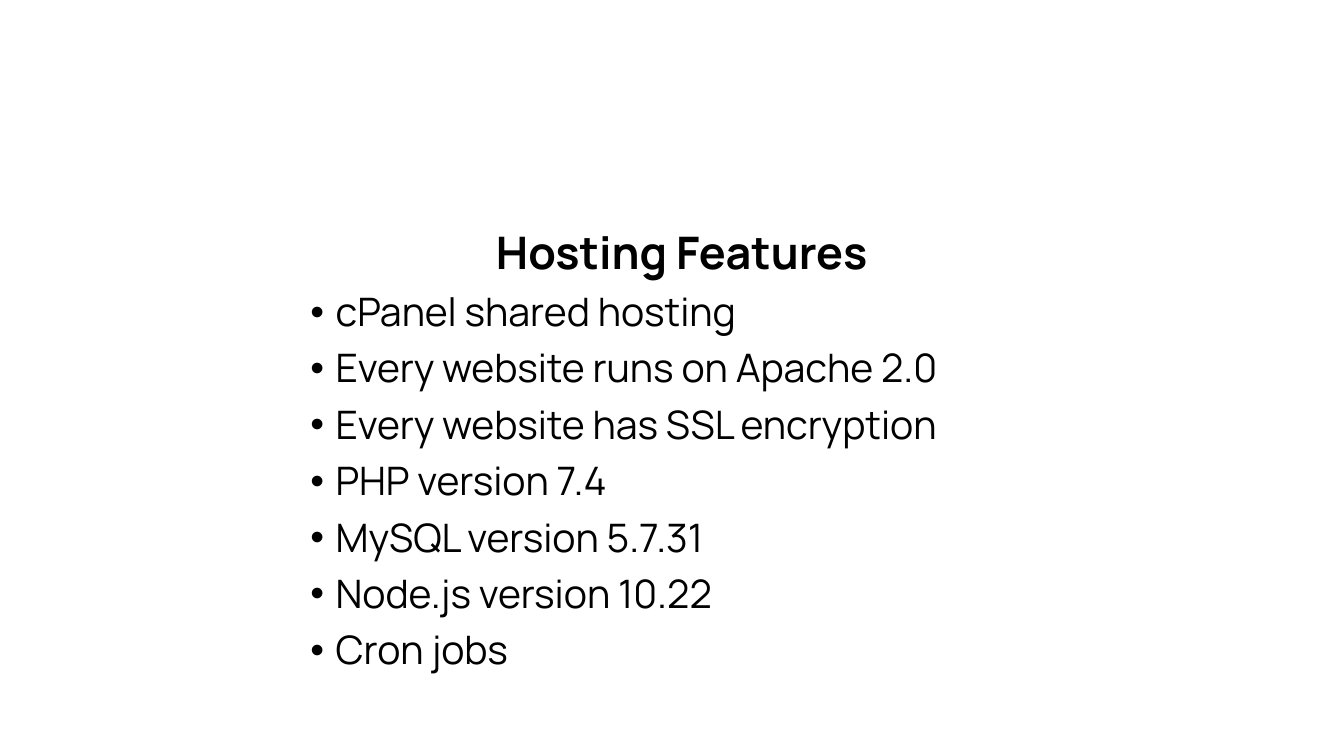
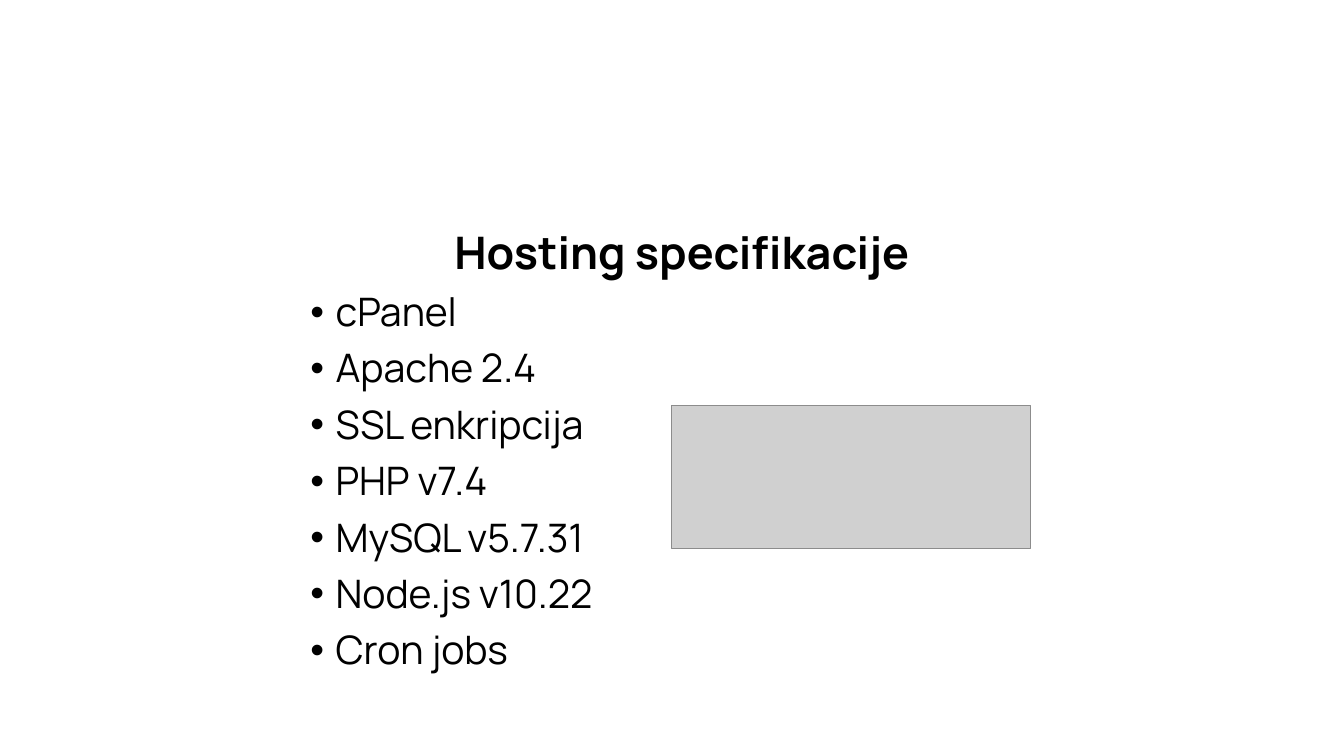
Before and after one commit to LukaPatarcic/social-media, a slide deck: slide 9 of Documentation/Presentation.pptx (slide 7 before the commit). Drawn at 1344x756 pixels with LibreOffice and Linux fonts; fonts in the diff are those of the drawing; grey boxes stand for pictures; background and template pictures are left out. Boxes give left, top, right and bottom in pixels: in the first picture for what was removed or moved away, otherwise in the second. Text is boxed around its words. In the diff, an @@ line names an element or a change of style, - is before the commit and + after.

```diff
--- a/Documentation/Presentation.pptx
+++ b/Documentation/Presentation.pptx
@@ text at box(336, 236, 909, 618): text changed @@
-Hosting Features
-• cPanel shared hosting
-• Every website runs on Apache 2.0
-• Every website has SSL encryption
-• PHP version 7.4
-• MySQL version 5.7.31
-• Node.js version 10.22
+Hosting specifikacije
+• cPanel
+• Apache 2.4
+• SSL enkripcija
+• PHP v7.4
+• MySQL v5.7.31
+• Node.js v10.22
@@ picture added at box(673, 405, 1031, 548) @@
```
Also in this commit, not shown: 4 other slides changed, 4 slides added, 1 slide removed, 20 other files.
